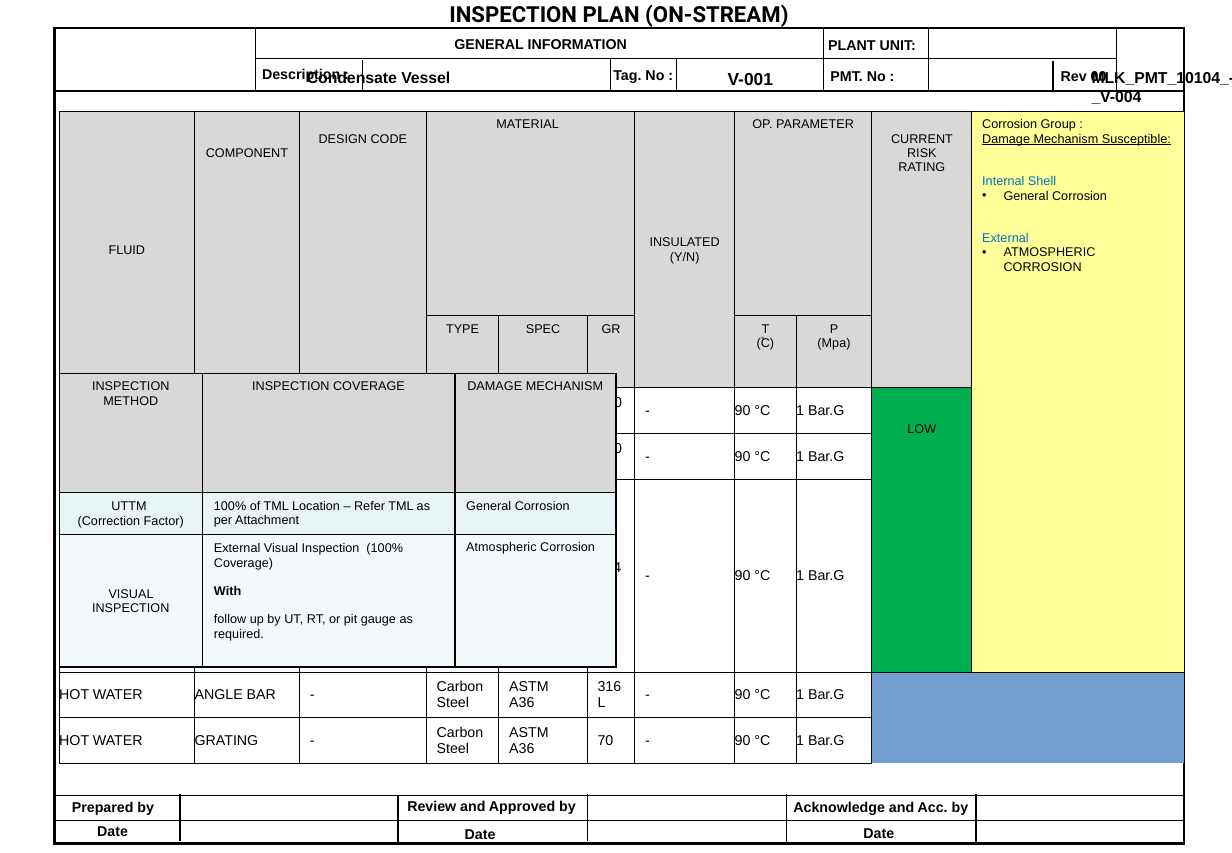
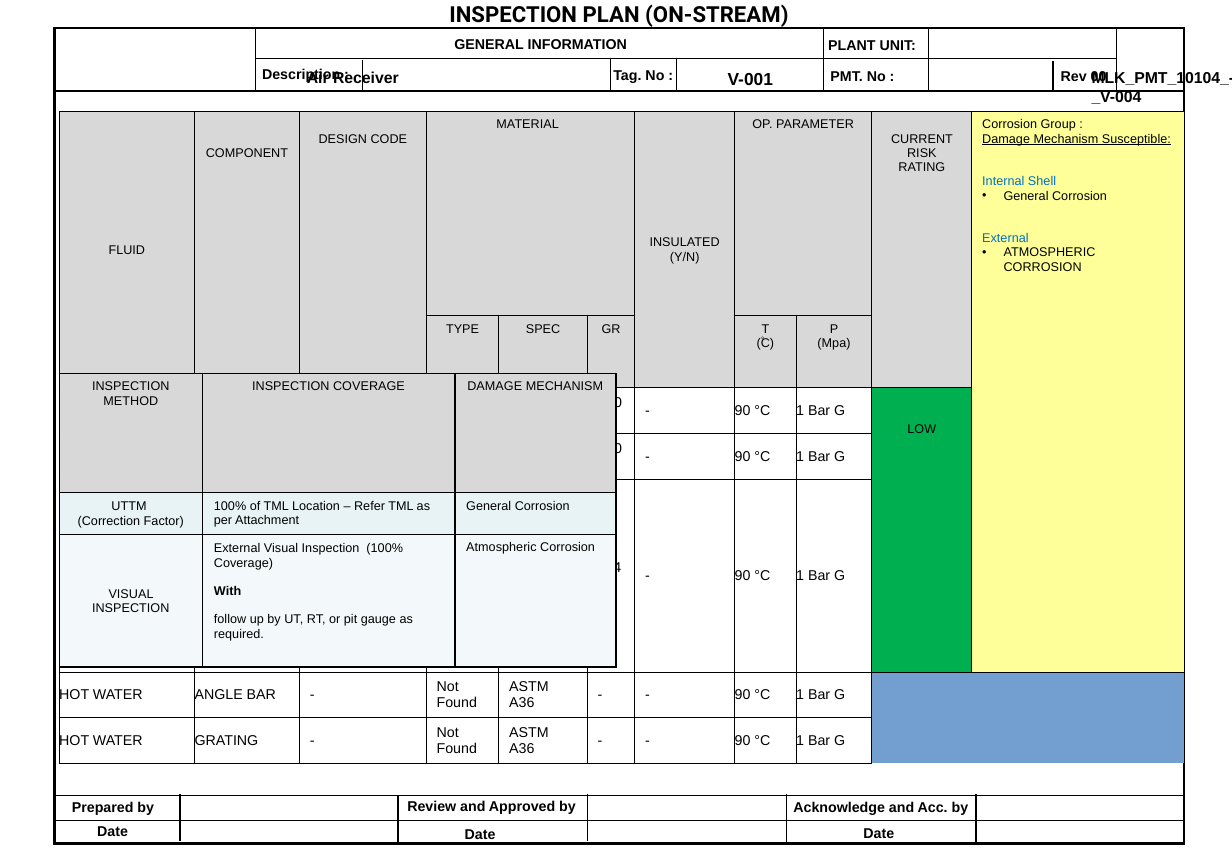
Before and after one commit to AMIRULHAFIZI/IPetro_Workshop_2, a slide deck: slide 4 of outputs/Inspection_Plan_MLK_PMT_10104_-_V-004.pptx. Drawn at 1232x853 pixels with LibreOffice and Linux fonts; fonts in the diff are those of the drawing; background and template pictures are left out. Boxes give left, top, right and bottom in pixels: in the first picture for what was removed or moved away, otherwise in the second. Text is boxed around its words. In the diff, an @@ line names an element or a change of style, - is before the commit and + after.

```diff
--- a/outputs/Inspection_Plan_MLK_PMT_10104_-_V-004.pptx
+++ b/outputs/Inspection_Plan_MLK_PMT_10104_-_V-004.pptx
@@ text at (x1=307, y1=71, x2=399, y2=88): text changed @@
-Condensate Vessel
+Air Receiver
@@ table at (x1=59, y1=111, x2=1186, y2=757) @@
-row 3, column 9: 1 Bar.G
+row 3, column 9: 1 Bar G
-row 4, column 9: 1 Bar.G
+row 4, column 9: 1 Bar G
-row 5, column 9: 1 Bar.G
+row 5, column 9: 1 Bar G
-row 6: HOT WATER | ANGLE BAR | - | Carbon Steel | ASTM A36 | 316L | - | 90 °C | 1 Bar.G |  | 
+row 6: HOT WATER | ANGLE BAR | - | Not Found | ASTM A36 | - | - | 90 °C | 1 Bar G |  | 
-row 7: HOT WATER | GRATING | - | Carbon Steel | ASTM A36 | 70 | - | 90 °C | 1 Bar.G |  | 
+row 7: HOT WATER | GRATING | - | Not Found | ASTM A36 | - | - | 90 °C | 1 Bar G |  | 
```
Also in this commit, not shown: 5 other slides changed, 11 other files.
